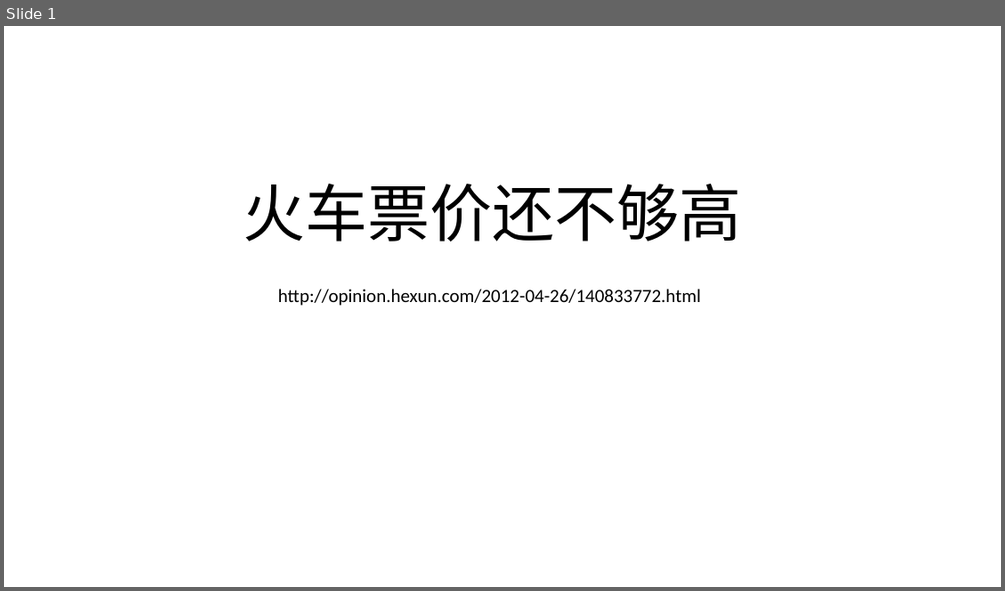
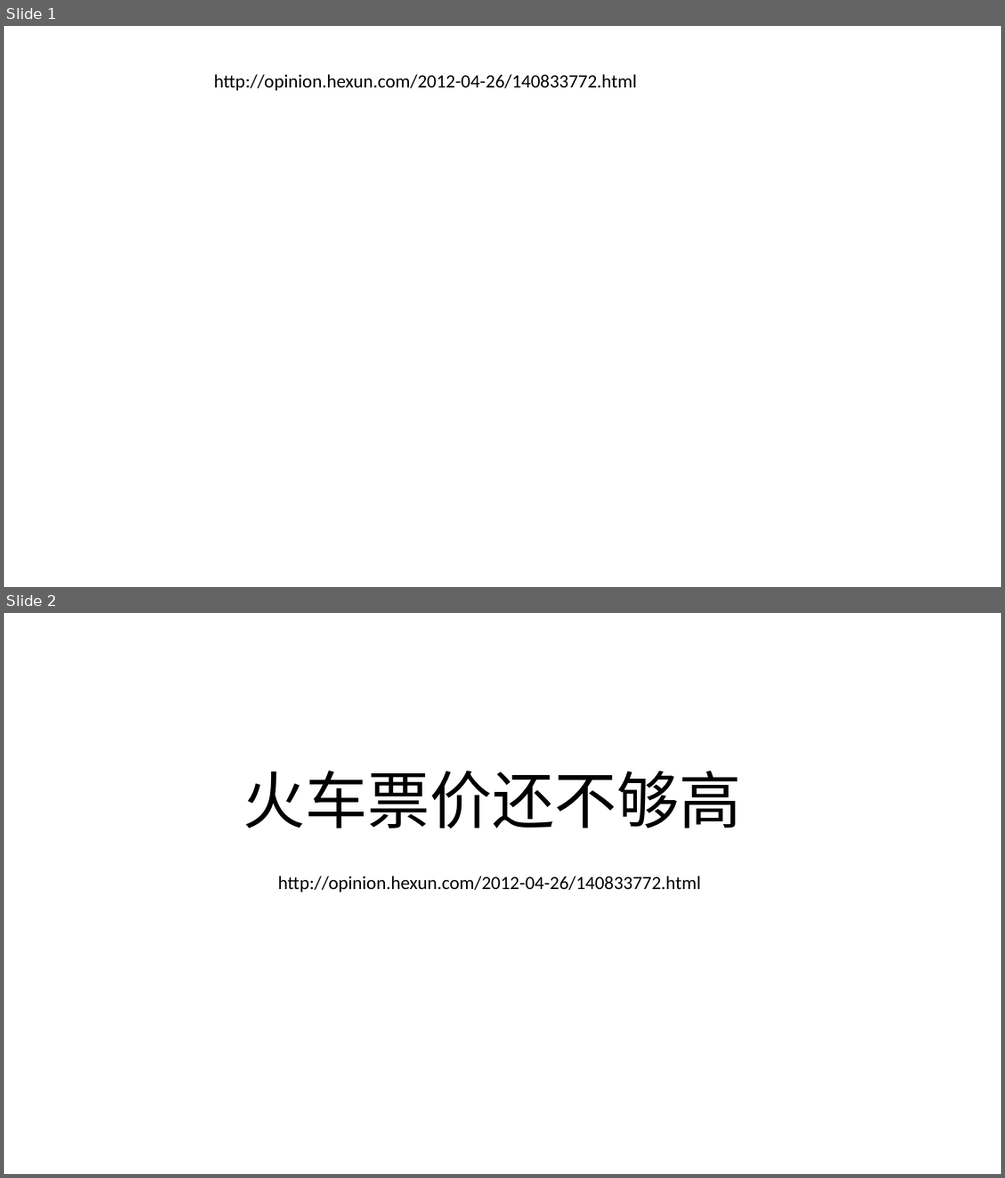
Before and after one commit to FredJiangFei/MyDocuments, a slide deck: 火车票/火车票.pptx. Shown one above the other, each under a label of ours: slide 1 before the commit, slides 1 and 2 after it. The pictures are 1005x591 and 1005x1178 pixels, drawn with LibreOffice and Linux fonts; fonts in the diff are those of the drawing. Boxes give left, top, right and bottom in pixels: in the first picture for what was removed or moved away, otherwise in the second. Text is boxed around its words. In the diff, an @@ line names an element or a change of style, - is before the commit and + after.

```diff
--- a/火车票/火车票.pptx
+++ b/火车票/火车票.pptx
@@ slide 1 added at (x1=4, y1=26, x2=1001, y2=587), background #FFFFFF @@
@@ text added at (x1=214, y1=74, x2=637, y2=91), 18 pt, text #000000 @@
+http://opinion.hexun.com/2012-04-26/140833772.html
@@ what was slide 1 is now slide 2 @@
```
Also in this commit, not shown: 1 slide changed, 3 other slides added, 1 other file.
